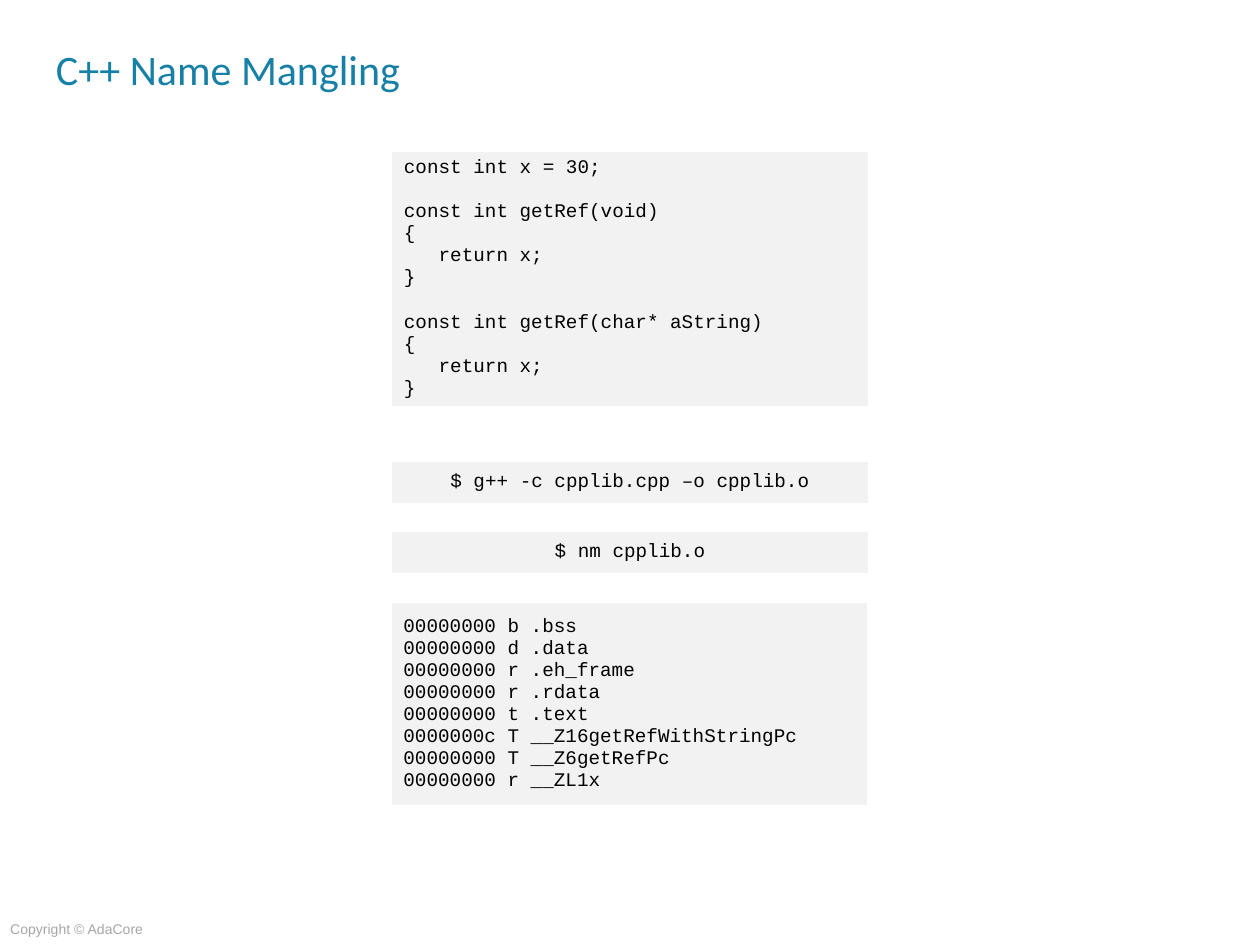
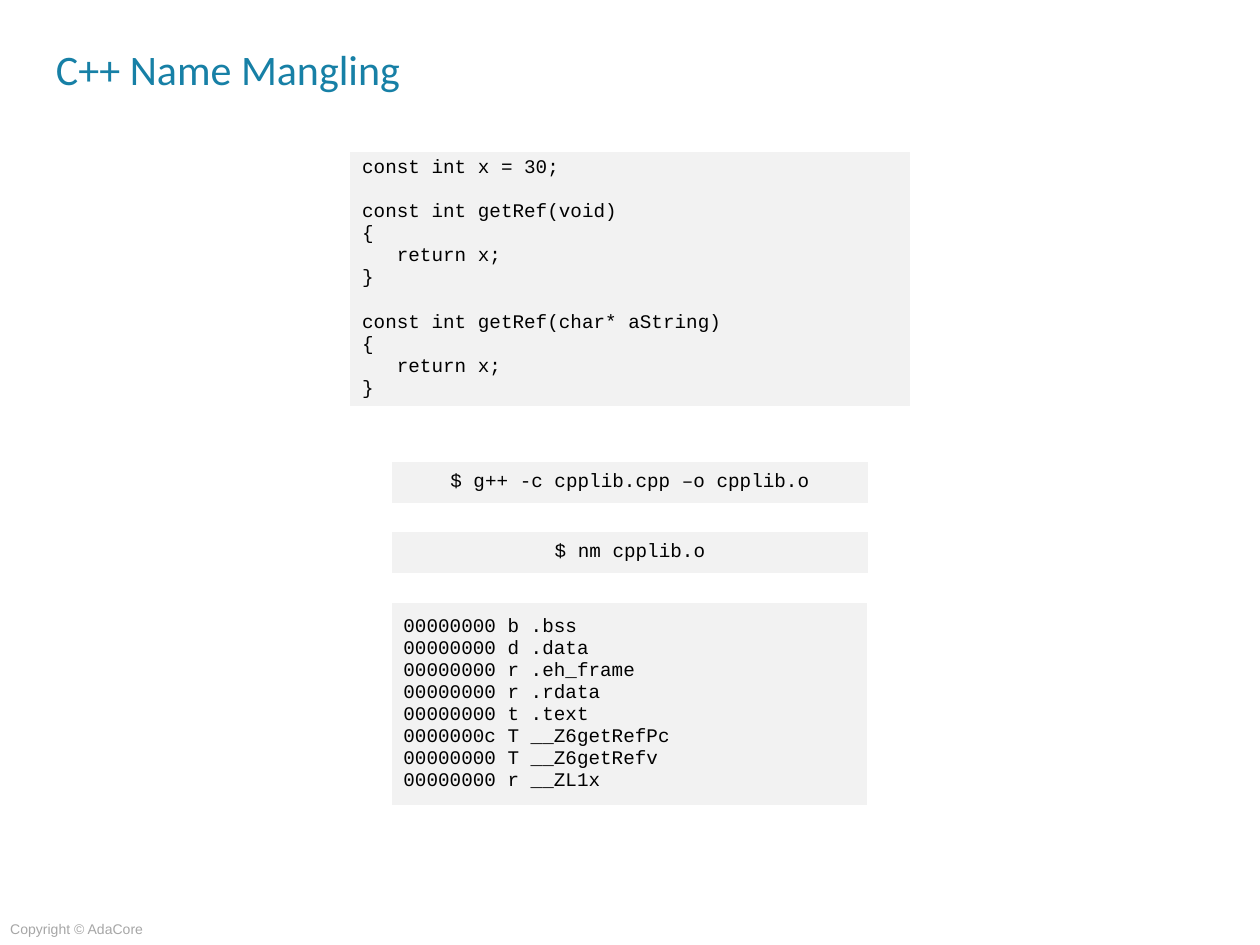
Before and after one commit to AdaCoreU/Courses, a slide deck: slide 4 of lectures/04_Mixed_Language_Programming_In_Ada/03_Ada_and_C++/Slides/03_Ada_and_C++.pptx. Drawn at 1260x945 pixels with LibreOffice and Linux fonts; fonts in the diff are those of the drawing; background and template pictures are left out. Boxes give left, top, right and bottom in pixels: in the first picture for what was removed or moved away, otherwise in the second. Text is boxed around its words. In the diff, an @@ line names an element or a change of style, - is before the commit and + after.

```diff
--- a/lectures/04_Mixed_Language_Programming_In_Ada/03_Ada_and_C++/Slides/03_Ada_and_C++.pptx
+++ b/lectures/04_Mixed_Language_Programming_In_Ada/03_Ada_and_C++/Slides/03_Ada_and_C++.pptx
@@ table resized from (x1=392, y1=151, x2=869, y2=418) to (x1=349, y1=151, x2=910, y2=418) @@
@@ table at (x1=391, y1=602, x2=868, y2=806) @@
-row 1, column 1: 00000000 b .bss / 00000000 d .data / 00000000 r .eh_frame / 00000000 r .rdata / 00000000 t .text / 0000000c T __Z16getRefWithStringPc / 00000000 T __Z6getRefPc / 00000000 r __ZL1x
+row 1, column 1: 00000000 b .bss / 00000000 d .data / 00000000 r .eh_frame / 00000000 r .rdata / 00000000 t .text / 0000000c T __Z6getRefPc / 00000000 T __Z6getRefv / 00000000 r __ZL1x
```
Also in this commit, not shown: 4 other slides changed, 1 other file.
